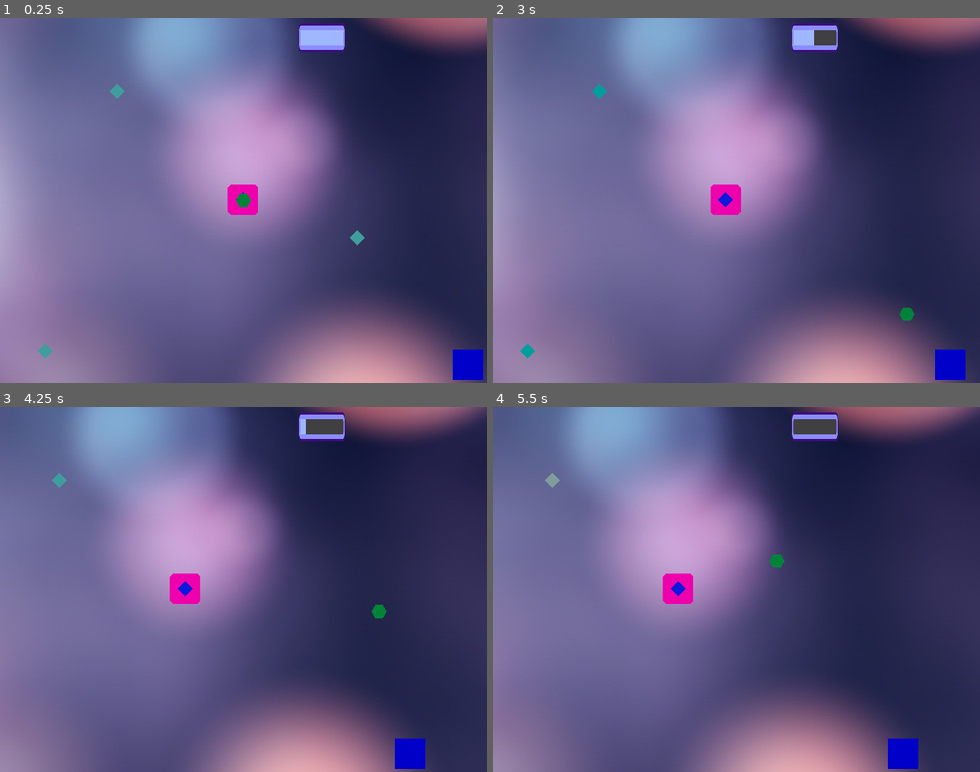
Above: before the commit, frames 1-4 (two rows, left to right).
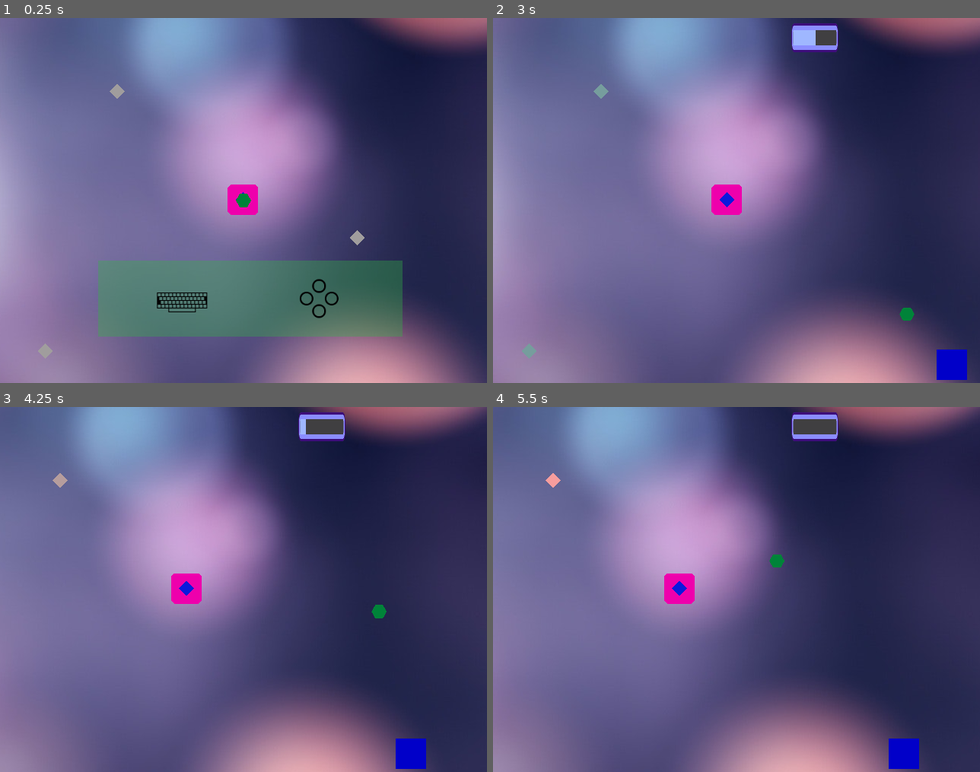
Above: after the commit, the same moments.

Repository: rikkiprince/ggj19-yyc-home
Game: Godot game, scene res://MainScene.tscn
Two runs of this game, one before a commit and one after it. Both use one fixed random seed, a clock stepped at 60 frames per second and the inputs below.
Inputs:
- Up to frame 1 (0.25 s): no input
- Up to frame 2 (3 s): tap Enter (ui_accept) at 0.5, 1.35, 1.52, 1.82, 2.85 s; hold D 0.53-1.28 s; hold Enter (ui_accept) 0.53-1.28 s; hold S 1.28-2.03 s; hold D 2.03-2.78 s; hold Enter (ui_accept) 2.03-2.78 s; hold W from 2.78 s (still down)
- Up to frame 3 (4.25 s): tap Enter (ui_accept) at 3.02, 3.32 s; release W at 3.53 s; hold A from 3.53 s (still down); hold Enter (ui_accept) from 3.53 s (still down); tap Escape (ui_cancel) at 4.15 s
- Up to frame 4 (5.5 s): release Enter (ui_accept) at 4.28 s; tap Enter (ui_accept) at 4.35, 4.52, 4.82 s; release A at 5.03 s; hold S from 5.03 s (still down); hold Enter (ui_accept) from 5.03 s (still down)

The runs differ from the first frame. In frame 1, 14% of the frame differs, in the area x 7-100%, y 1-100%; in frame 2, 0.3%; in frame 3, 0.2%; in frame 4, 0.2%.

Commit message:
adding splash screen and controlling the pausing and quit from splash screen

Diff:
--- a/godot-project/MainScene.gd
+++ b/godot-project/MainScene.gd
@@ -9,9 +9,10 @@
 func _process(delta):
 	# Just a quick helper to close the game for now
 	# Should pause and open a menu in the future
-	if Input.is_action_pressed("ui_quit"):
-		get_tree().quit()
+#	if Input.is_action_pressed("ui_quit"):
+#		get_tree().quit()
 #	if Input.is_action_pressed("ui_accept"):
 #		setGamePause(false)
 #	if Input.is_action_pressed("ui_cancel"):
 #		setGamePause(true)
+	pass
--- a/godot-project/MainScene.tscn
+++ b/godot-project/MainScene.tscn
@@ -18,8 +18,9 @@
 [ext_resource path="res://Levels/LevelWest.tscn" type="PackedScene" id=16]
 [ext_resource path="res://Levels/LevelNorth.tscn" type="PackedScene" id=17]
 [ext_resource path="res://Levels/LevelEast.tscn" type="PackedScene" id=18]
+[ext_resource path="res://SplashScreen/SplashScreen.tscn" type="PackedScene" id=19]
 
-[node name="MainScene" type="Node"]
+[node name="MainScene" type="Node" index="0"]
 
 script = ExtResource( 1 )
 
@@ -56,7 +57,6 @@
 
 [node name="Obstacle" parent="." index="6" instance=ExtResource( 6 )]
 
-editor/display_folded = true
 position = Vector2( 245.276, 267.357 )
 scale = Vector2( 2, 2 )
 _sections_unfolded = [ "Transform" ]
@@ -176,15 +176,19 @@
 
 position = Vector2( 1174.01, -23.2477 )
 
+[node name="SplashScreen" parent="." index="16" instance=ExtResource( 19 )]
+
+position = Vector2( -40, 180 )
+
 [connection signal="deathSignal" from="Player/KinematicBody2D" to="UI/Node2D/TextureProgress" method="_on_KinematicBody2D_deathSignal"]
+
+[connection signal="hitSignal" from="Player/KinematicBody2D" to="HitSound" method="_on_KinematicBody2D_hitSignal"]
 
 [connection signal="hitSignal" from="Player/KinematicBody2D" to="UI/Node2D/TextureProgress" method="_on_KinematicBody2D_hitSignal"]
 
-[connection signal="hitSignal" from="Player/KinematicBody2D" to="HitSound" method="_on_KinematicBody2D_hitSignal"]
+[connection signal="staminaSignal" from="Player/KinematicBody2D" to="HitSound" method="_on_KinematicBody2D_staminaSignal"]
 
 [connection signal="staminaSignal" from="Player/KinematicBody2D" to="UI/Node2D/TextureProgress" method="_on_KinematicBody2D_staminaSignal"]
-
-[connection signal="staminaSignal" from="Player/KinematicBody2D" to="HitSound" method="_on_KinematicBody2D_staminaSignal"]
 
 
 [editable path="Obstacle"]
--- a/godot-project/SplashScreen/SplashScreen.gd
+++ b/godot-project/SplashScreen/SplashScreen.gd
@@ -2,14 +2,40 @@
 
 var timer
 export var hidden = false
+var gameStarted
 
 func _ready():
+	get_tree().paused = true
+	gameStarted = false
 	timer = Timer.new()
 	timer.connect("timeout",self,"tick")
 	add_child(timer)
 	timer.wait_time = .75
 	timer.start()
+	startScreenVisible(false)
+
+func startScreenVisible(value):
+	get_parent().get_node("Obstacle").visible = value
+	get_parent().get_node("UI/Node2D").visible = value
 
 func tick():
 	get_node("ButtonsAnim").nextFrame()
 	get_node("KeyboardAnim").nextFrame()
+
+func startGame():
+	gameStarted = true
+	get_node("Polygon2D").visible = false
+	get_node("KeyboardAnim").visible = false
+	get_node("ButtonsAnim").visible = false
+	timer.stop()
+	startScreenVisible(true)
+
+# System level input
+func _process(delta):
+	if Input.is_action_pressed("ui_cancel"):
+		get_tree().paused = true
+	if Input.is_action_pressed("ui_accept"):
+		get_tree().paused = false
+		startGame()
+	if Input.is_action_pressed("ui_quit"):
+		get_tree().quit()
--- a/godot-project/SplashScreen/SplashScreen.tscn
+++ b/godot-project/SplashScreen/SplashScreen.tscn
@@ -6,17 +6,18 @@
 [ext_resource path="res://SplashScreen/keyboardanim1.png" type="Texture" id=4]
 [ext_resource path="res://SplashScreen/KeyboardAnim.gd" type="Script" id=5]
 
-[node name="SplashScreen" type="Node2D" index="0"]
+[node name="SplashScreen" type="Node2D"]
 
+pause_mode = 2
 script = ExtResource( 1 )
-_sections_unfolded = [ "Transform" ]
+_sections_unfolded = [ "Pause", "Transform" ]
 hidden = false
 
 [node name="Polygon2D" type="Polygon2D" parent="." index="0"]
 
 polygon = PoolVector2Array( 200, -50, 200, 50, -200, 50, -200, -50 )
 uv = PoolVector2Array(  )
-color = Color( 0.193329, 0.707031, 0.261555, 0.0773333 )
+color = Color( 0.193329, 0.707031, 0.261555, 0.359098 )
 vertex_colors = PoolColorArray(  )
 offset = Vector2( 0, 0 )
 antialiased = false
Not shown: 1 places in godot-project/MainScene.tscn that only renumber resources
